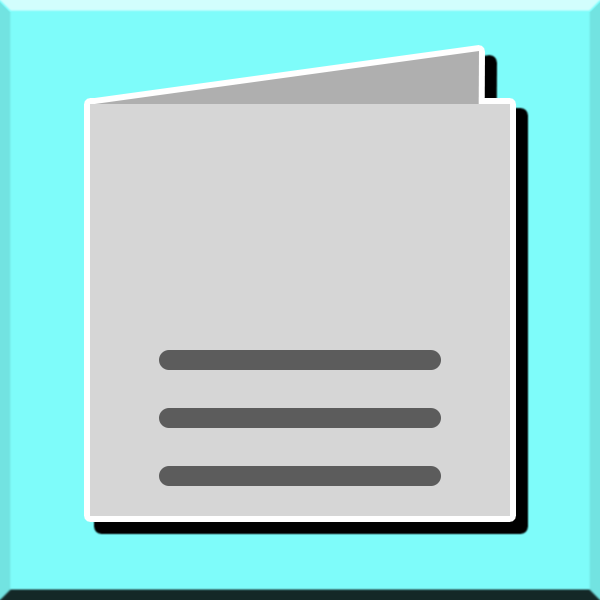
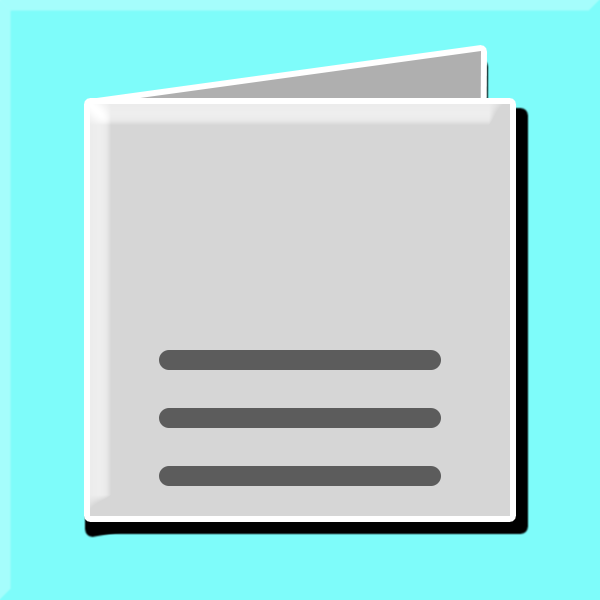
Two versions of the same layered image (600 × 600). Layer-by-layer changes:
added layer "矩形 3 拷貝 3" in group "群組 4" over [90, 104, 502, 508]
added layer "矩形 3 拷貝 2" in group "群組 4" over [92, 51, 481, 506]
hid "矩形 3 拷貝" over [90, 51, 479, 508]
